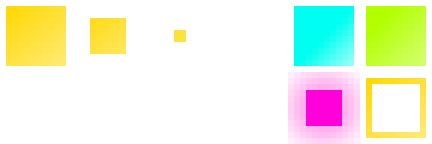
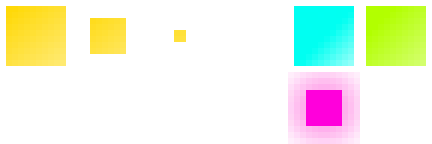
Layers edited between the first and the second w=432, h=144 image:
painted on "Calque" over [366, 78, 426, 138]
